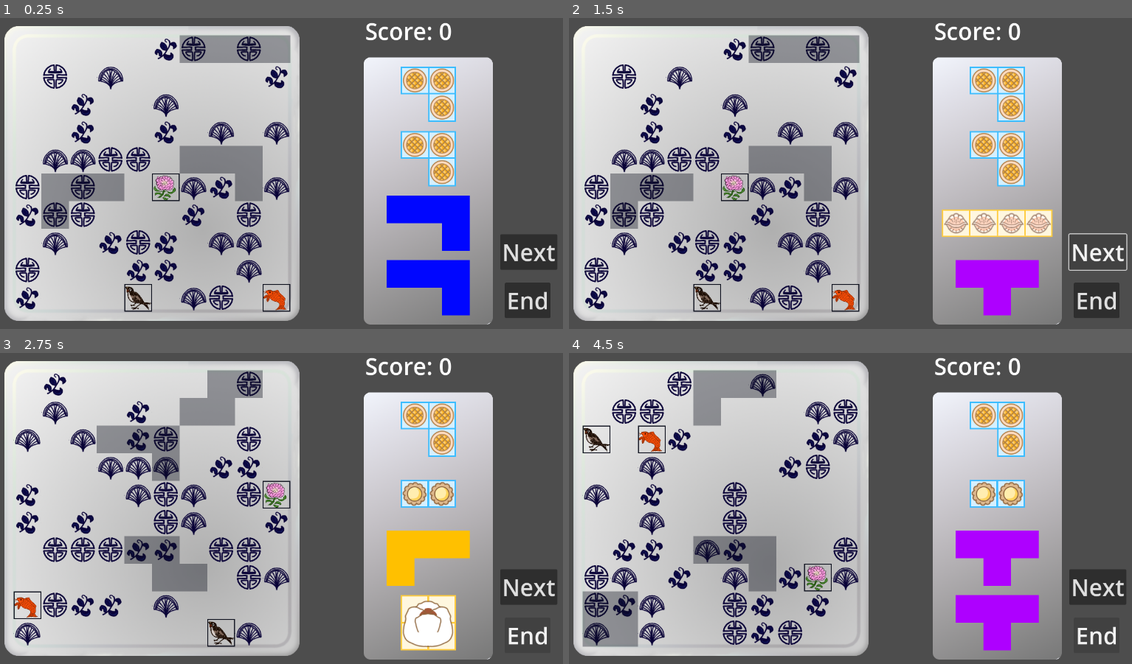
Above: before the commit, frames 1-4 (two rows, left to right).
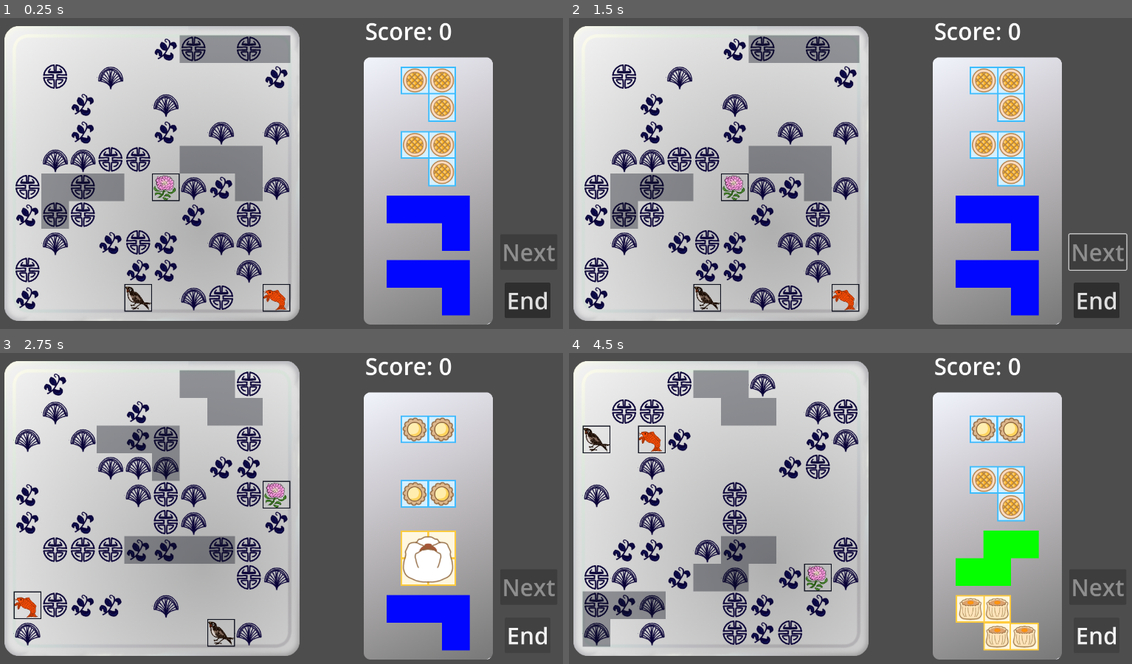
Above: after the commit, the same moments.

Repository: mDuo13/ld54
Game: Godot game, scene res://Scenes/PlayGame.tscn
The game is run twice, just before and just after one commit, with the same random seed, the same clock (stepped at 60 frames per second) and the same inputs.
Inputs (mouse positions are in pixels of both pictures, inside the frame that each line leads up to):
- Up to frame 1 (0.25 s): no input
- Up to frame 2 (1.5 s): click (1098, 251) at 0.5 s, where only the run before the commit has a clickable "Next"; click (1098, 251) at 1.25 s, where only the run before the commit has a clickable "Next"
- Up to frame 3 (2.75 s): click "End" at 2 s
- Up to frame 4 (4.5 s): click "End" at 2.75 s; click (1098, 586) at 3.5 s, where only the run before the commit has a clickable "Next"; click "End" at 4.25 s

The runs differ from the first frame. In frame 1, 0.2% of the frame differs, in the area x 89-99%, y 72-79%; in frame 2, 5.1%; in frame 3, 9.7%; in frame 4, 11%, in the area x 7-99%, y 5-96%.

Commit message:
Disable passing until a piece placed

Diff:
--- a/Scenes/PlayGame.tscn
+++ b/Scenes/PlayGame.tscn
@@ -141,6 +141,7 @@
 offset_right = 1239.0
 offset_bottom = 569.0
 theme_override_font_sizes/font_size = 50
+disabled = true
 text = "Next"
 
 [node name="DoneButt" type="Button" parent="UI"]
@@ -160,6 +161,7 @@
 text = "Score: 0"
 
 [connection signal="input_event" from="Plate" to="Plate" method="_on_input_event"]
+[connection signal="placed_piece" from="Plate" to="UI" method="_on_plate_placed_piece"]
 [connection signal="score_piece" from="Plate" to="UI" method="_on_plate_score_piece"]
 [connection signal="pressed" from="UI/PassButt" to="PieceManager" method="_on_pass_butt_pressed"]
 [connection signal="pressed" from="UI/DoneButt" to="UI" method="_on_done_butt_pressed"]
--- a/Scenes/UI.gd
+++ b/Scenes/UI.gd
@@ -9,3 +9,7 @@
 
 func _on_done_butt_pressed():
 	get_tree().reload_current_scene() # TODO: actually code a score screen
+
+
+func _on_plate_placed_piece():
+	$PassButt.disabled = false
--- a/Scripts/piece_manager.gd
+++ b/Scripts/piece_manager.gd
@@ -47,7 +47,4 @@
 func _on_pass_butt_pressed():
 	get_tree().call_group("Unplaced Pieces", "queue_free")
 	make_bag()
-
-
-func _on_plate_score_piece():
-	pass # Replace with function body.
+	get_node("../UI/PassButt").disabled =true
--- a/Scripts/plate.gd
+++ b/Scripts/plate.gd
@@ -1,6 +1,7 @@
 extends Area2D
 
 signal score_piece
+signal placed_piece
 
 @export var GRID_WIDTH  = 10
 @export var GRID_HEIGHT = 10
@@ -271,6 +272,7 @@
 			bump_score += piece.score_value()
 	if bump_score:
 		emit_signal("score_piece", bump_score)
+	emit_signal("placed_piece")
 
 	var _scored_specials = check_for_circled_specials()
 	#TODO: actually do score and animation stuff
@@ -278,4 +280,4 @@
 	piece.input_pickable = false
 	piece.remove_from_group("Unplaced Pieces")
 
-	print(pos, piece)
+	#print(pos, piece)
